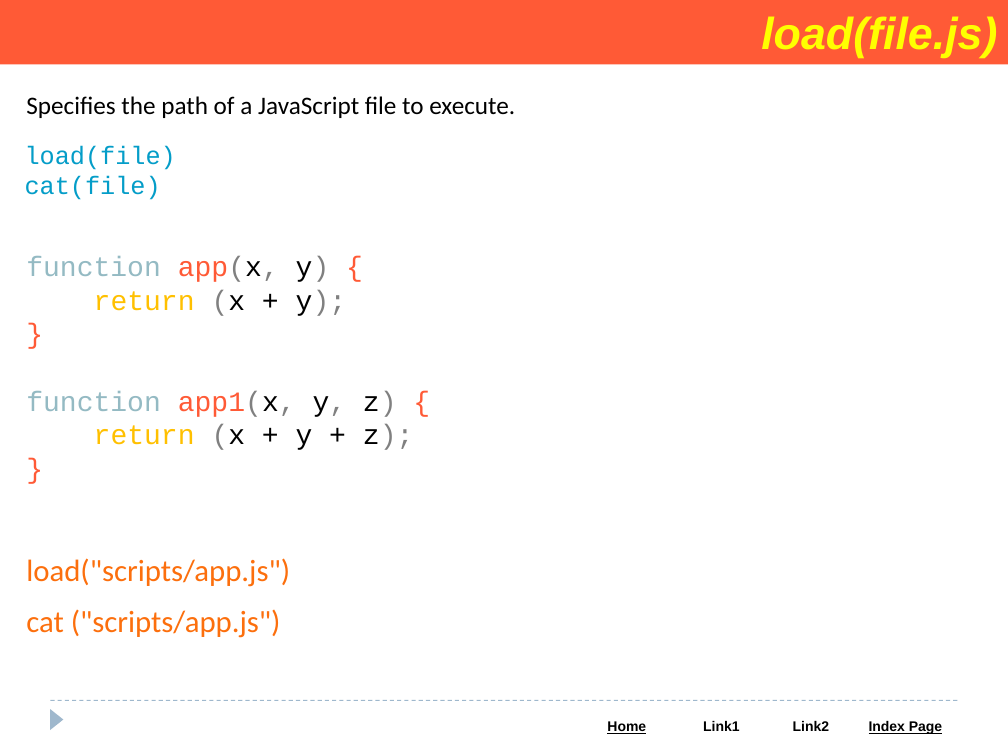
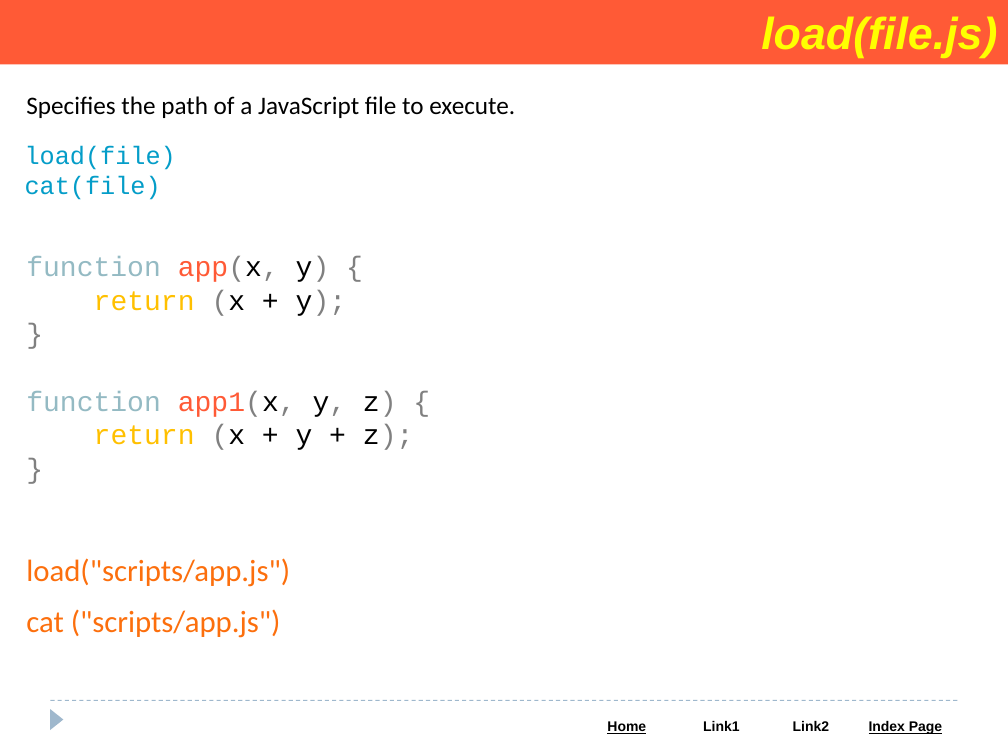
Before and after one commit to Saleel-Bagde/PPT-s, a slide deck: slide 75 of MongoDB PPT.pptx. Drawn at 1008x756 pixels with LibreOffice and Linux fonts; fonts in the diff are those of the drawing. Boxes give left, top, right and bottom in pixels: in the first picture for what was removed or moved away, otherwise in the second. Text is boxed around its words. In the diff, an @@ line names an element or a change of style, - is before the commit and + after.

```diff
--- a/MongoDB PPT.pptx
+++ b/MongoDB PPT.pptx
@@ text at (26, 256, 397, 417): text colour #FF5A36 to #808080 in "{", "}", "{", "}" @@
```
Also in this commit, not shown: 4 other slides changed, 1 slide added.
